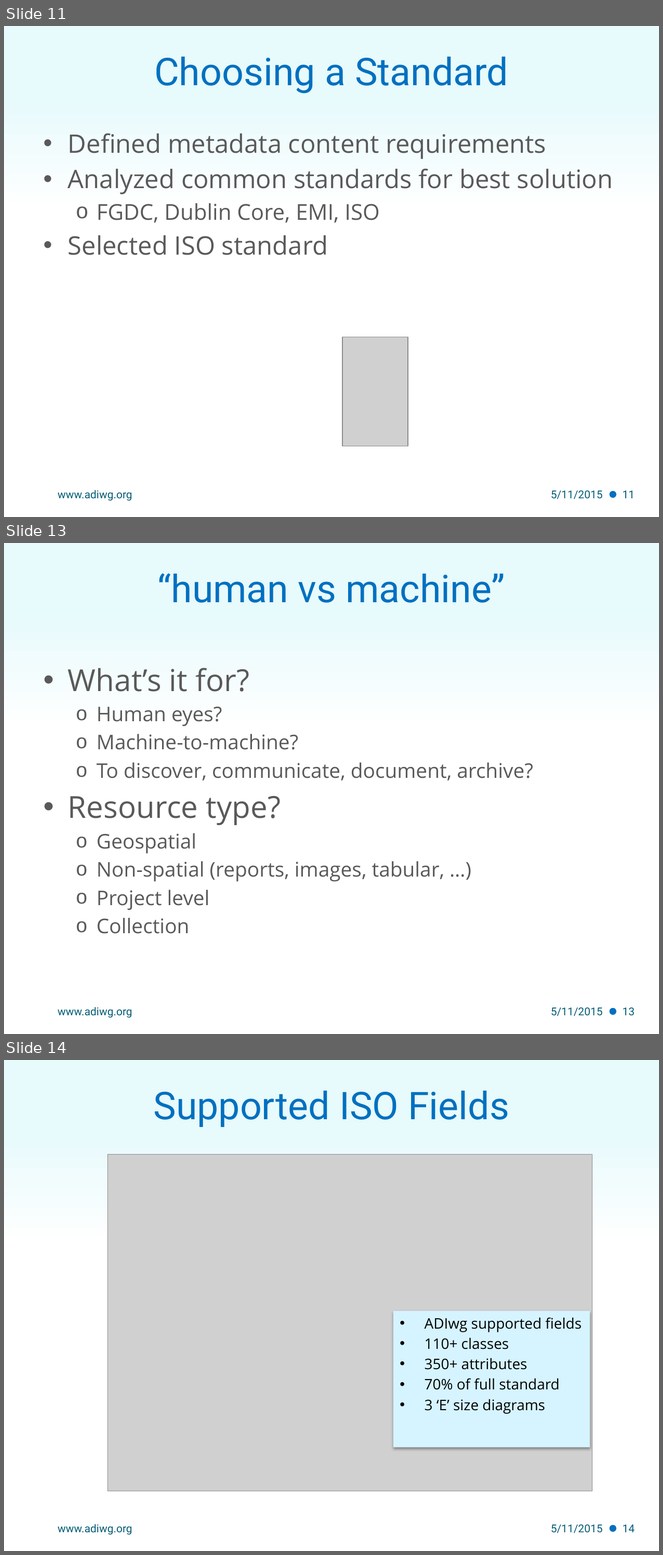
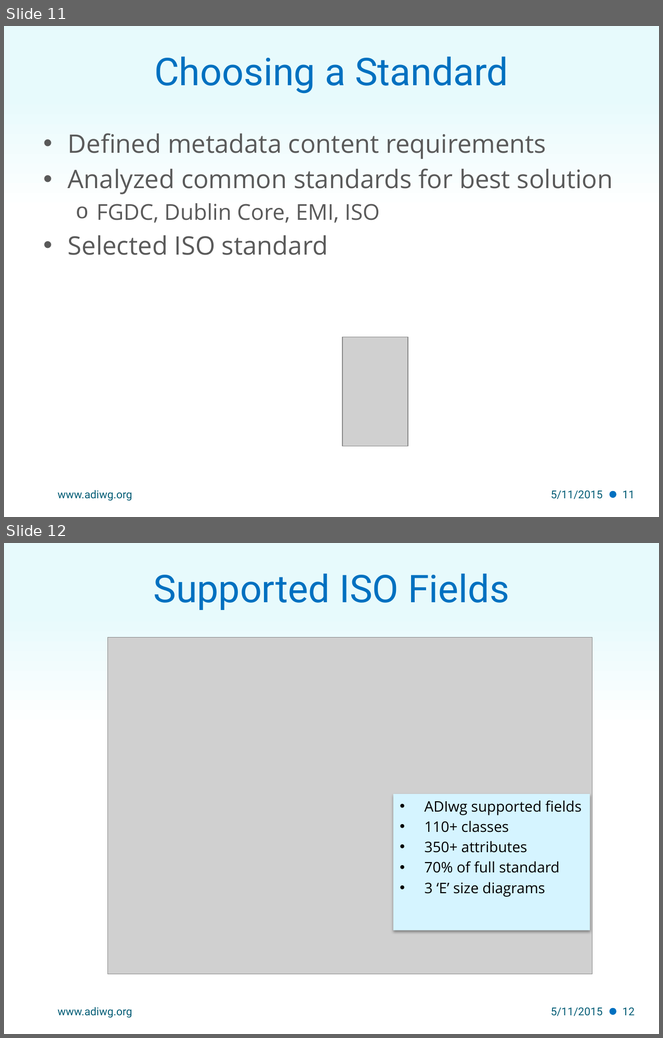
Before and after one commit to adiwg/mdWorkshop, a slide deck: S1.1_Workshop_Intro.pptx. Shown one above the other, each under a label of ours: slides 11, 13 and 14 before the commit, slides 11 and 12 after it; the slides between them are not shown. The pictures are 663x1555 and 663x1038 pixels, drawn with LibreOffice and Linux fonts; fonts in the diff are those of the drawing; grey boxes stand for pictures; background and template pictures are left out. Boxes give left, top, right and bottom in pixels: in the first picture for what was removed or moved away, otherwise in the second. Text is boxed around its words. In the diff, an @@ line names an element or a change of style, - is before the commit and + after.

```diff
--- a/S1.1_Workshop_Intro.pptx
+++ b/S1.1_Workshop_Intro.pptx
@@ slide 13 removed at (x1=4, y1=543, x2=659, y2=1034), background gradient #E7FAFC to #FFFFFF; not listed: 1 template element that a slide beside it also shows @@
@@ title removed at (x1=158, y1=573, x2=505, y2=603) @@
-“human vs machine”
@@ text removed at (x1=68, y1=668, x2=533, y2=934) @@
-• What’s it for?
-  o Human eyes?
-  o Machine-to-machine?
-  o To discover, communicate, document, archive?
-• Resource type?
-  o Geospatial
-  o Non-spatial (reports, images, tabular, …)
-  o Project level
-  o Collection
@@ text removed at (x1=58, y1=1007, x2=132, y2=1018) @@
-www.adiwg.org
@@ text removed at (x1=551, y1=1008, x2=603, y2=1017) @@
-5/11/2015
@@ page number removed at (x1=623, y1=1008, x2=635, y2=1016) @@
-13
@@ what was slide 14 is now slide 12 @@
@@ page number at (x1=623, y1=1008, x2=635, y2=1016): text changed @@
-14
+12
```
Also in this commit, not shown: 1 other slide removed, 1 other file.
